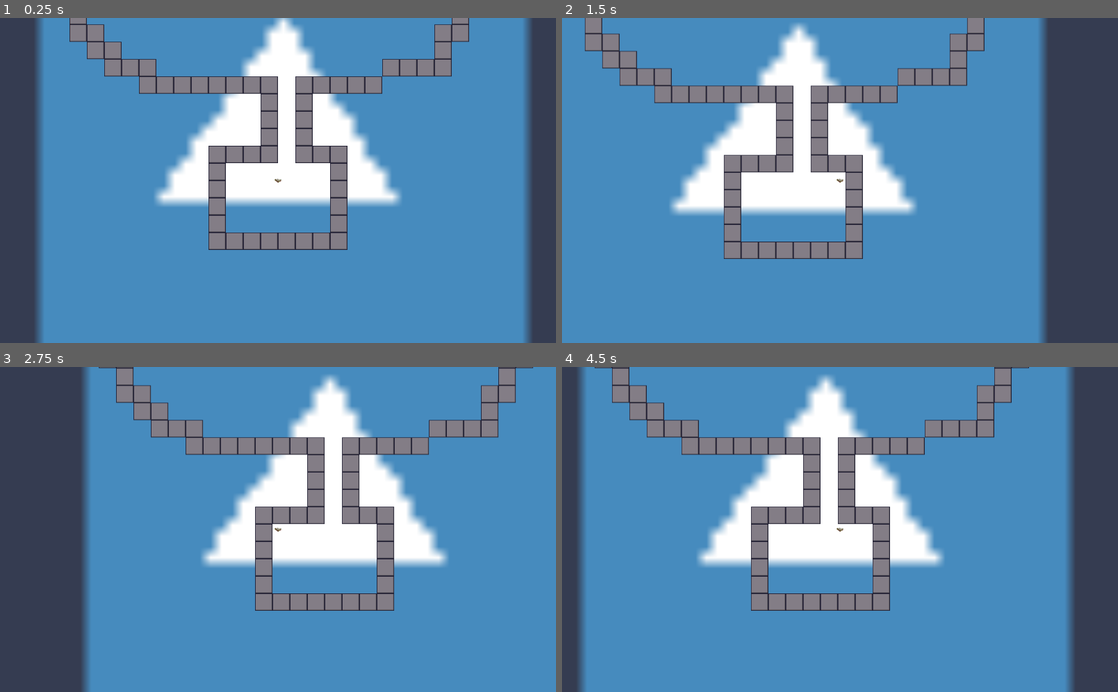
Above: before the commit, frames 1-4 (two rows, left to right).
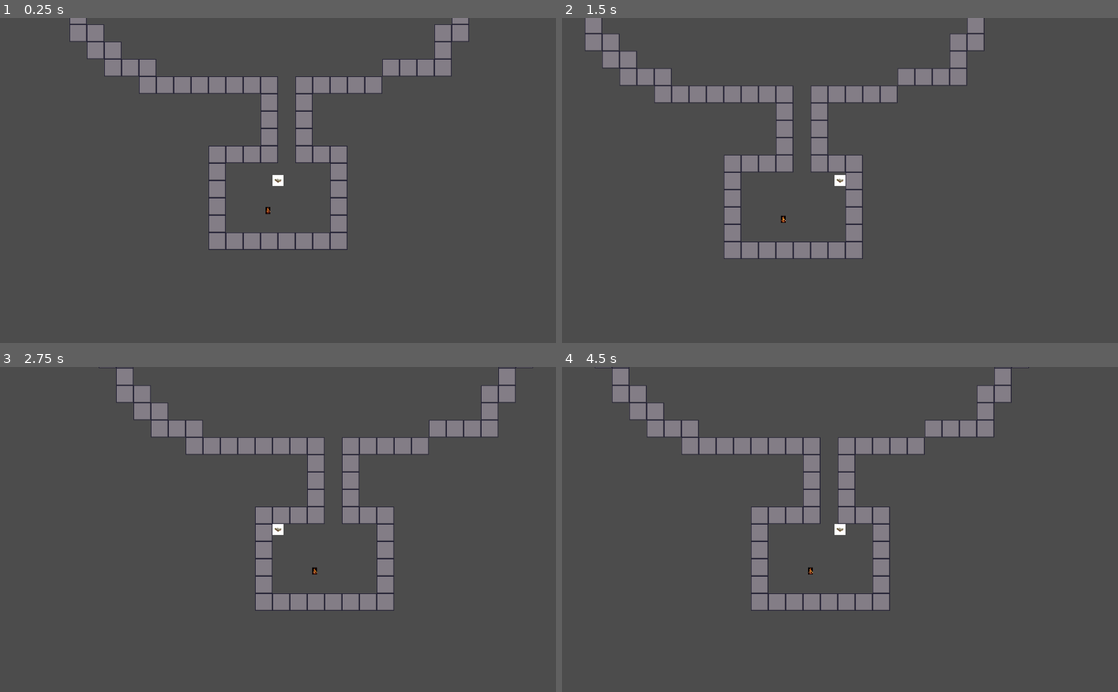
Above: after the commit, the same moments.

Repository: NomisIV/game21
Game: Godot game, scene res://main.tscn
The game is run twice, just before and just after one commit, with the same random seed, the same clock (stepped at 60 frames per second) and the same inputs. The engine's default icon, where the game draws it, is replaced by a stand-in: a white triangle on a blue panel in a dark square.
Inputs:
- Up to frame 1 (0.25 s): no input
- Up to frame 2 (1.5 s): tap Enter at 0.5 s; hold D (move_right) from 0.53 s (still down); tap W (move_up) at 0.77 s; tap Space at 1.25 s
- Up to frame 3 (2.75 s): tap W (move_up) at 1.52 s; tap Enter at 2 s; release D (move_right) at 2.03 s; hold A (move_left) from 2.03 s (still down)
- Up to frame 4 (4.5 s): release A (move_left) at 2.78 s; hold D (move_right) 2.78-4.28 s; tap W (move_up) at 3.02, 3.77 s; tap Space at 4.25 s; hold A (move_left) from 4.28 s (still down)

The runs differ from the first frame. In frame 1, 80% of the frame differs, in the area x 6-96%, y 0-100%; in frame 2, 78%; in frame 3, 76%; in frame 4, 80%.

Commit message:
added pick-up and drop fo egg

Diff:
--- a/aggmackan/Player.gd
+++ b/aggmackan/Player.gd
@@ -2,6 +2,9 @@
 
 
 var speed = 250
+var has_egg : bool = false
+
+var score = 0
 var vel : Vector2 = Vector2()
 
 
@@ -24,3 +27,13 @@
 		vel.x = speed
 
 	move_and_slide(vel, Vector2.UP)
+
+
+func pick_up_egg():
+	has_egg = true
+	speed = 100
+
+func drop_of_egg():
+	has_egg = false
+	score += 1
+	speed = 250
--- /dev/null
+++ b/aggmackan/campfire.gd
@@ -0,0 +1,16 @@
+extends Area2D
+
+onready var collisionBox = get_node("CollisionShape2D")
+
+
+
+# Called when the node enters the scene tree for the first time.
+func _ready():
+	pass # Replace with function body.
+
+
+# Called every frame. 'delta' is the elapsed time since the previous frame.
+func _process(delta):
+	for body in get_overlapping_bodies():
+		if body.has_method("drop_of_egg"):
+			body.drop_of_egg()
--- /dev/null
+++ b/aggmackan/campfire.tscn
@@ -0,0 +1,17 @@
+[gd_scene load_steps=4 format=2]
+
+[ext_resource path="res://assets/sprites/campfire.jpeg" type="Texture" id=1]
+[ext_resource path="res://campfire.gd" type="Script" id=2]
+
+[sub_resource type="CircleShape2D" id=1]
+radius = 21.3727
+
+[node name="Node2D" type="Area2D"]
+script = ExtResource( 2 )
+
+[node name="CollisionShape2D" type="CollisionShape2D" parent="."]
+shape = SubResource( 1 )
+
+[node name="Sprite" type="Sprite" parent="."]
+scale = Vector2( 0.05, 0.05 )
+texture = ExtResource( 1 )
--- a/aggmackan/main.tscn
+++ b/aggmackan/main.tscn
@@ -1,15 +1,18 @@
-[gd_scene load_steps=4 format=2]
+[gd_scene load_steps=5 format=2]
 
-[ext_resource path="res://icon.png" type="Texture" id=1]
+[ext_resource path="res://nest.tscn" type="PackedScene" id=1]
 [ext_resource path="res://Player.tscn" type="PackedScene" id=2]
 [ext_resource path="res://Map.tscn" type="PackedScene" id=3]
+[ext_resource path="res://campfire.tscn" type="PackedScene" id=4]
 
 [node name="Node2D" type="Node2D"]
 
-[node name="Sprite" type="Sprite" parent="."]
-scale = Vector2( 20, 20 )
-texture = ExtResource( 1 )
+[node name="nest" parent="." instance=ExtResource( 1 )]
+position = Vector2( 207.28, -1111.63 )
 
 [node name="Player" parent="." instance=ExtResource( 2 )]
 
 [node name="Node2D" parent="." instance=ExtResource( 3 )]
+
+[node name="campfire" parent="." instance=ExtResource( 4 )]
+position = Vector2( -18.4594, 55.0453 )
--- /dev/null
+++ b/aggmackan/nest.gd
@@ -0,0 +1,15 @@
+extends Area2D
+
+
+onready var collisionBox = get_node("CollisionShape2D")
+
+# Called when the node enters the scene tree for the first time.
+func _ready():
+	pass # Replace with function body.
+
+
+# Called every frame. 'delta' is the elapsed time since the previous frame.
+func _process(delta):
+	for body in get_overlapping_bodies():
+		if body.has_method("pick_up_egg"):
+			body.pick_up_egg()
--- /dev/null
+++ b/aggmackan/nest.tscn
@@ -0,0 +1,17 @@
+[gd_scene load_steps=4 format=2]
+
+[ext_resource path="res://assets/sprites/eggs_placeh.webp" type="Texture" id=1]
+[ext_resource path="res://nest.gd" type="Script" id=2]
+
+[sub_resource type="CircleShape2D" id=1]
+radius = 25.0
+
+[node name="nest" type="Area2D"]
+script = ExtResource( 2 )
+
+[node name="Sprite" type="Sprite" parent="."]
+scale = Vector2( 0.2, 0.2 )
+texture = ExtResource( 1 )
+
+[node name="CollisionShape2D" type="CollisionShape2D" parent="."]
+shape = SubResource( 1 )
Binary file added: aggmackan/assets/sprites/campfire.jpeg
Not shown, added: aggmackan/assets/sprites/campfire.jpeg.import
Binary file added: aggmackan/assets/sprites/eggs_placeh.webp
Not shown, added: aggmackan/assets/sprites/eggs_placeh.webp.import
